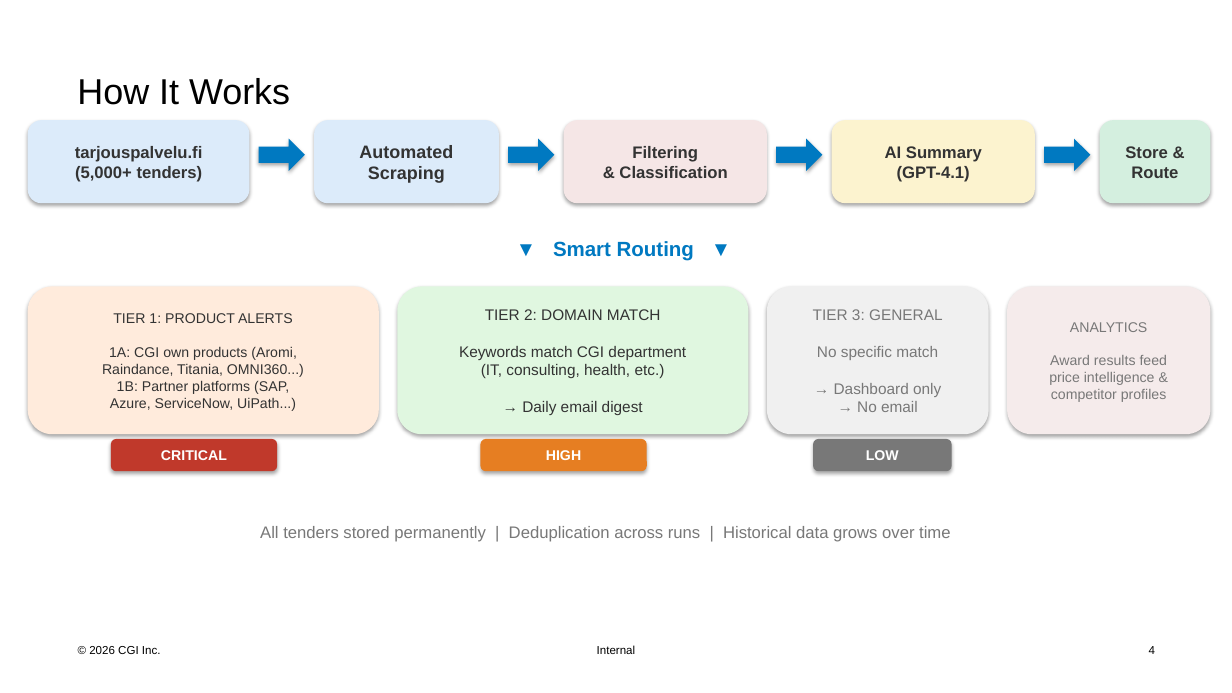
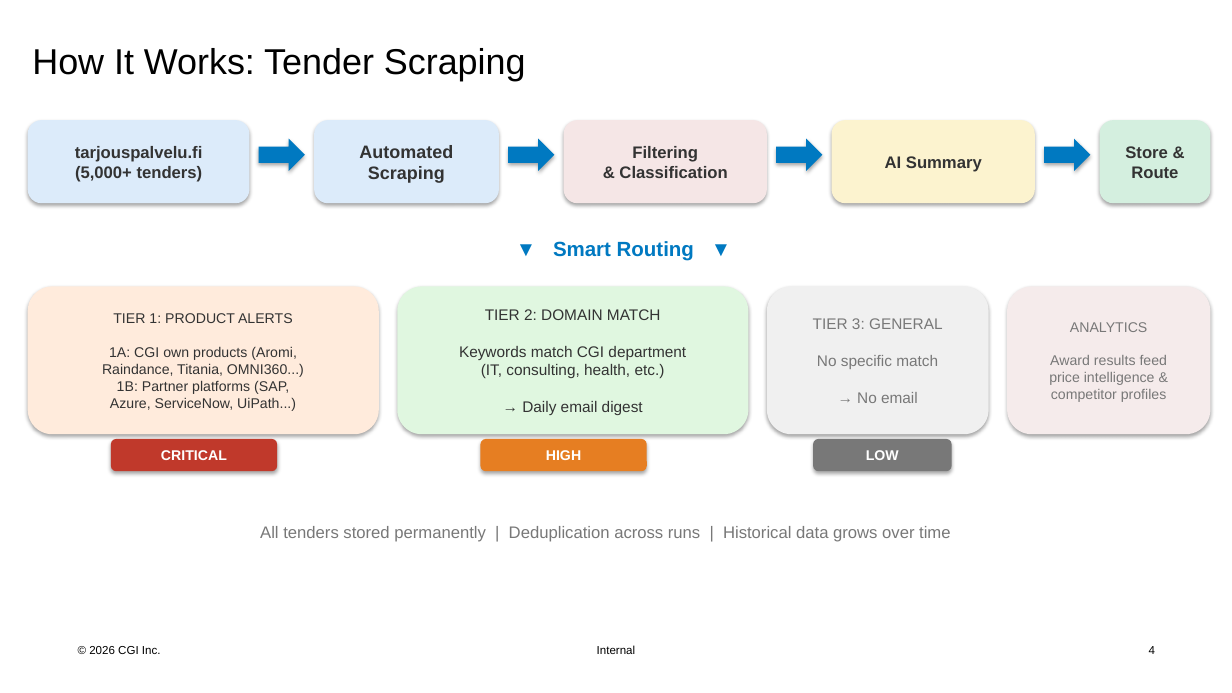
Before and after one commit to VillePajala/rfq-management, a slide deck: slide 4 of Tender_Intelligence_CGI.pptx. Drawn at 1232x693 pixels with LibreOffice and Linux fonts; fonts in the diff are those of the drawing. Boxes give left, top, right and bottom in pixels: in the first picture for what was removed or moved away, otherwise in the second. Text is boxed around its words. In the diff, an @@ line names an element or a change of style, - is before the commit and + after.

```diff
--- a/Tender_Intelligence_CGI.pptx
+++ b/Tender_Intelligence_CGI.pptx
@@ title at <box>32,48,526,81</box>: text changed @@
-How It Works
+How It Works: Tender Scraping
@@ text in rounded rectangle at <box>885,156,982,172</box>: text changed @@
-AI Summary
-(GPT-4.1)
+AI Summary
@@ text in rounded rectangle at <box>813,318,943,403</box>: text changed @@
-TIER 3: GENERAL
-No specific match
-→ Dashboard only
-→ No email
+TIER 3: GENERAL
+No specific match
+→ No email
```
Also in this commit, not shown: 6 other slides changed, 3 slides added, 1 slide removed, 12 other files.
